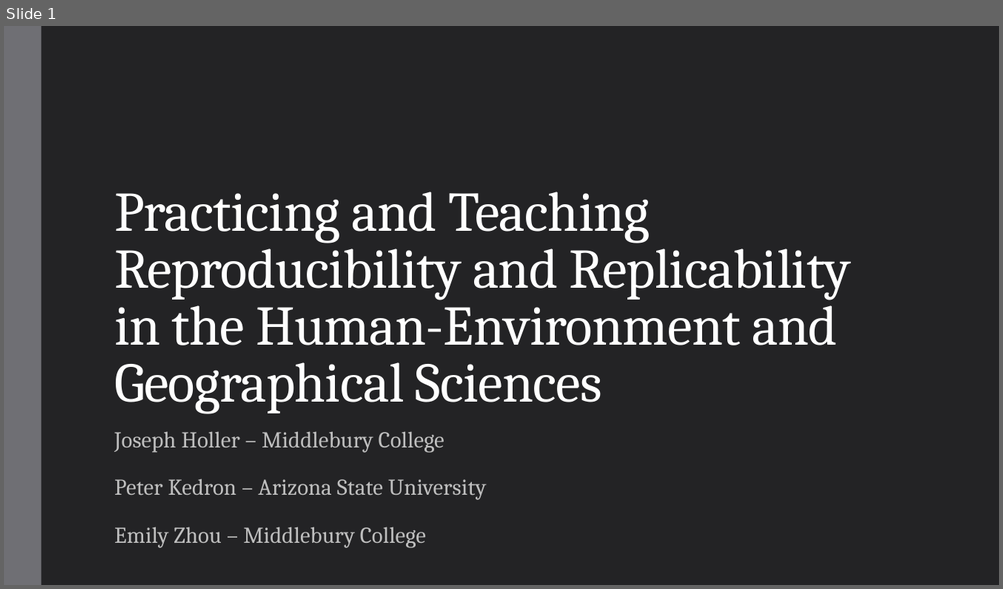
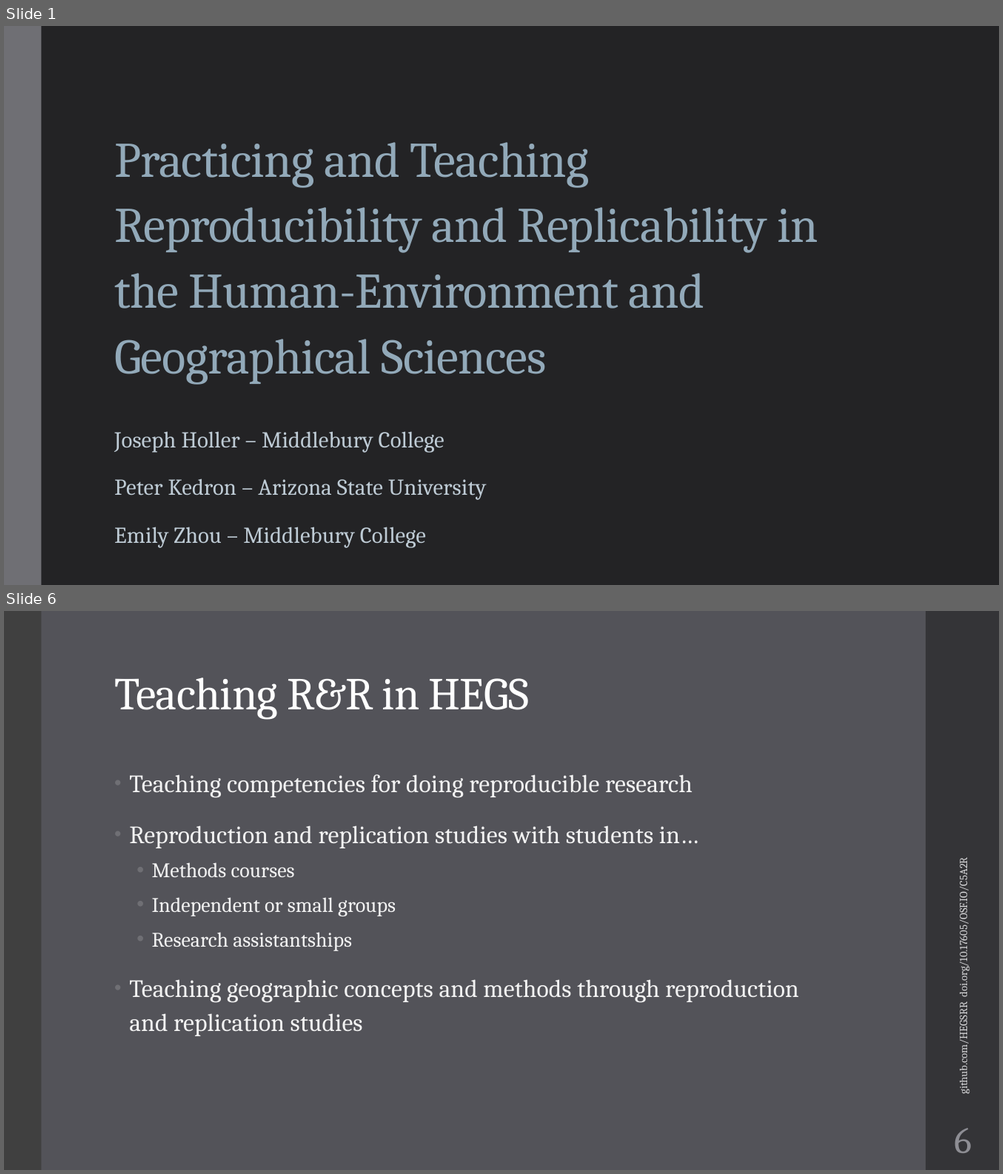
Before and after one commit to HEGSRR/UCGIS-Workshop, a slide deck: 01_Introduction.pptx. Shown one above the other, each under a label of ours: slide 1 before the commit, slides 1 and 6 after it; the slides between them are not shown. The pictures are 1003x589 and 1003x1174 pixels, drawn with LibreOffice and Linux fonts; fonts in the diff are those of the drawing. Boxes give left, top, right and bottom in pixels: in the first picture for what was removed or moved away, otherwise in the second. Text is boxed around its words. In the diff, an @@ line names an element or a change of style, - is before the commit and + after.

```diff
--- a/01_Introduction.pptx
+++ b/01_Introduction.pptx
@@ slide 6 added at [4, 611, 999, 1170], background #535359 @@
@@ rectangle added at [4, 611, 41, 1170], fill #404040 @@
@@ rectangle added at [925, 611, 999, 1170], fill #353537 @@
@@ title added at [114, 678, 529, 720], 44 pt, text #FFFFFF @@
+Teaching R&R in HEGS
@@ text added at [129, 775, 799, 1037], 24 pt, text #F2F2F2 @@
+• Teaching competencies for doing reproducible research
+• Reproduction and replication studies with students in…
+  • Methods courses
+  • Independent or small groups
+  • Research assistantships
+• Teaching geographic concepts and methods through reproduction and replication studies
@@ text added at [956, 871, 970, 1092], 10.5 pt, text #D9D9DB @@
+github.com/HEGSRR doi.org/10.17605/OSF.IO/C5A2R
@@ page number added at [953, 1128, 971, 1153], 36 pt, text #8E8E94 @@
+6
@@ slide 1 changed as well @@
@@ title "Practicing and Teaching Reproducibility and ..." at [114, 142, 817, 385]: size 54 to 48 pt, text colour #FFFFFF to #92A9B9; line spacing 0.85 to 1.1; vertical alignment bottom to middle @@
@@ subtitle "Joseph Holler – Middlebury College" at [114, 432, 486, 548]: text colour #BFBFBF to #BECBD5 @@
```
Also in this commit, not shown: 8 other slides added, 1 slide removed, 2 other files.
